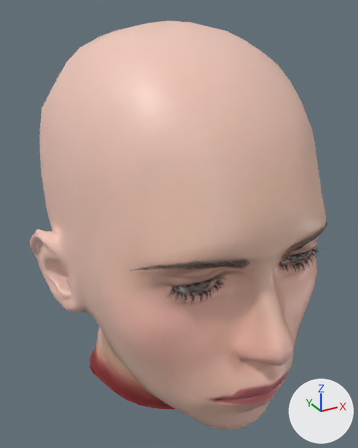
An edit to the glTF model public/models/daz_asian_head_base.glb, drawn before and after from the same camera.
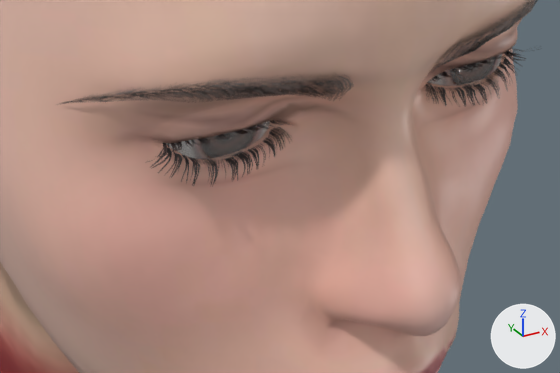
There are two pictures of each version: one whole from a camera (50 mm lens) standing at (-0.128, -0.247, 0.129) and looking at (0.001, -0.013, 0.012), one close up on the part from 29% to 93% of the width and 51% to 85% of the height. Lighting does not change. The marker at lower right points along +X, +Y and +Z. The last two pictures show the newer version. Both versions are drawn at full value of the shape key 'face_cheekbones_incr' of 'Eyes'; the numbers are the values there. Vertices at exactly the same position are counted once.

In view in the first close-up: 'Eyebrows', 'Eyelashes', 'Eyes', 'HeadSkin'.
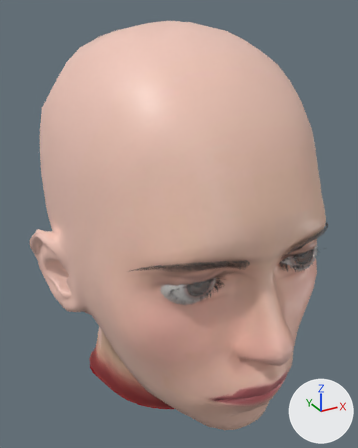
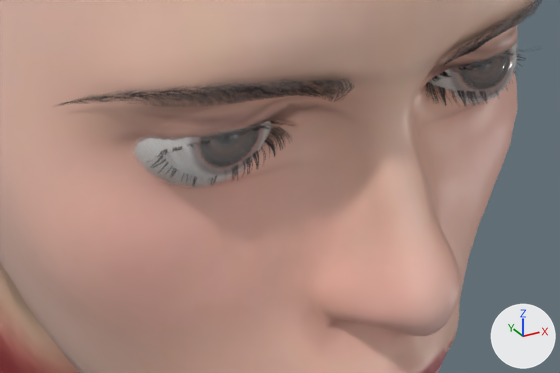
Edits to the bpy script that builds the scene:
```text
Change me_eyebrows:
    used by ob_eyebrows; location = (0.0, 0.0, 0.0)
    remove me_eyebrows.from_pydata(...)  # 124 vertices, 192 faces; spans x -0.0556..0.0556, y -0.0976..-0.0667, z 0.0217..0.0334
    add me_eyebrows.from_pydata(...)  # 124 vertices, 192 faces; spans x -0.0563..0.0563, y -0.0978..-0.0671, z 0.0218..0.0334
    me_eyebrows part 1: 88 of 124 vertices moved; they spanned x -0.0556..0.0556, y -0.0968..-0.0667, z 0.0217..0.0334 and now span x -0.0563..0.0563, y -0.0978..-0.0671, z 0.0218..0.0334; mean shift (0.0, -0.0005, -0.0002); largest move (0.0421, -0.0863, 0.0285) -> (0.0429, -0.0872, 0.028)
Change me_eyelashes:
    where me_eyelashes.from_pydata(...)  # 250 vertices, 368 faces; spans x -0.0466..0.0466, y -0.092..-0.0801, z 0.0097..0.0217
    used by ob_eyelashes; location = (0.0, 0.0, 0.0)
    me_eyelashes part 2: 27 of 250 vertices moved; they spanned x 0.0157..0.0401, y -0.0885..-0.0801, z 0.0135..0.0201 and now span x 0.0158..0.0401, y -0.0886..-0.0801, z 0.0139..0.0199; mean shift (0.0, -0.0001, 0.0001); largest move (0.0173, -0.0849, 0.0172) -> (0.0177, -0.0851, 0.0167)
    me_eyelashes part 3: 27 of 250 vertices moved; they spanned x -0.0401..-0.0157, y -0.0885..-0.0801, z 0.0135..0.0201 and now span x -0.0401..-0.0158, y -0.0886..-0.0801, z 0.0139..0.0199; mean shift (0.0, -0.0001, 0.0001); largest move (-0.0173, -0.0849, 0.0172) -> (-0.0177, -0.0852, 0.0167)
Change me_eyes:
    used by ob_eyes; location = (0.0, 0.0, 0.0)
    remove me_eyes.from_pydata(...)  # 1064 vertices, 2040 faces; spans x -0.0437..0.0437, y -0.0881..-0.066, z 0.0034..0.033
    add me_eyes.from_pydata(...)  # 1064 vertices, 2040 faces; spans x -0.0453..0.0453, y -0.0903..-0.0668, z 0.0047..0.0331
    me_eyes part 4: 532 of 1064 vertices moved; they spanned x 0.0133..0.0437, y -0.0881..-0.066, z 0.0034..0.033 and now span x 0.0137..0.0453, y -0.0903..-0.0668, z 0.0047..0.0331; mean shift (0.0011, -0.002, 0.0005); largest move (0.0332, -0.0747, 0.0043) -> (0.0357, -0.0795, 0.0056)
    me_eyes part 5: 532 of 1064 vertices moved; they spanned x -0.0437..-0.0133, y -0.0881..-0.066, z 0.0034..0.033 and now span x -0.0453..-0.0137, y -0.0903..-0.0668, z 0.0047..0.0331; mean shift (-0.0011, -0.002, 0.0005); largest move (-0.0332, -0.0747, 0.0043) -> (-0.0357, -0.0795, 0.0056)
```

Boxes [x1, y1, x2, y2] around the edits, measured in the close-ups (560 x 373 px; the box of a moved part takes in the faces that stretch with it):
'Eyes', reshaped (mostly hidden before)
    before: [166, 53, 504, 160]
    after: [130, 41, 518, 189]
'Eyebrows', reshaped
    before: [63, 0, 538, 104]
    after: [61, 0, 542, 105]
part 2 of me_eyelashes, moved or reshaped (mostly hidden afterwards)
    before: [425, 48, 517, 91]
    after: [426, 57, 505, 91]
part 3 of me_eyelashes, moved or reshaped (mostly hidden afterwards)
    before: [162, 120, 291, 166]
    after: [221, 120, 288, 148]
part 4 of me_eyes, moved or reshaped
    before: [428, 53, 504, 86]
    after: [428, 41, 518, 106]
part 5 of me_eyes, moved or reshaped
    before: [166, 121, 271, 160]
    after: [131, 120, 273, 189]
